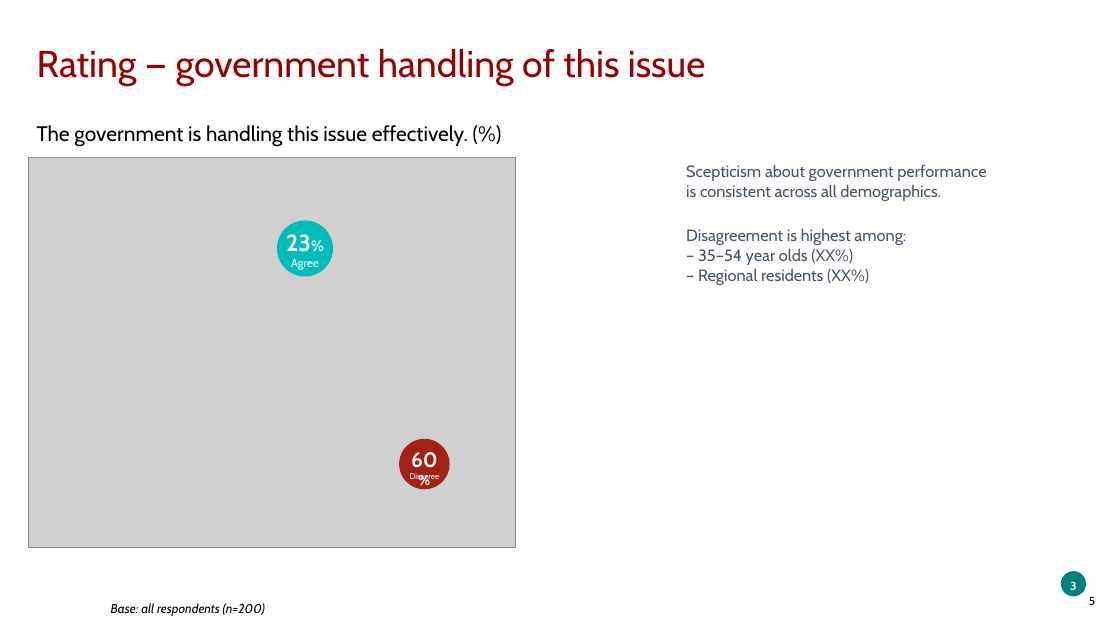
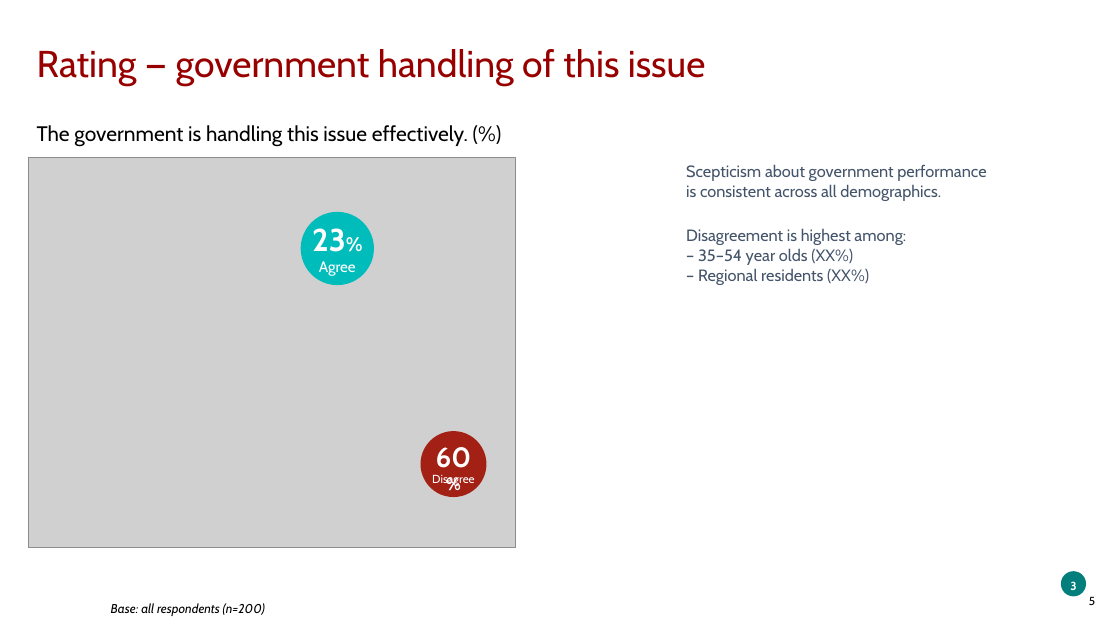
Before and after one commit to ThomasB4242/Test-1, a slide deck: slide 5 of sample_data/output.pptx. Drawn at 1120x630 pixels with LibreOffice and Linux fonts; fonts in the diff are those of the drawing; grey boxes stand for pictures; background and template pictures are left out. Boxes give left, top, right and bottom in pixels: in the first picture for what was removed or moved away, otherwise in the second. Text is boxed around its words. In the diff, an @@ line names an element or a change of style, - is before the commit and + after.

```diff
--- a/sample_data/output.pptx
+++ b/sample_data/output.pptx
@@ text "23%": place and size @@
-text "23%" at bbox=[286, 234, 311, 252]
+text "23%" at bbox=[312, 228, 346, 252]
@@ text "23%" at bbox=[312, 228, 346, 252]: size 20 to 27 pt, size 13 to 17 pt in "23%" @@
@@ ellipse: place and size @@
-ellipse at bbox=[277, 220, 334, 276]
+ellipse at bbox=[301, 212, 374, 285]
@@ text "Agree": place and size @@
-text "Agree" at bbox=[291, 258, 319, 270]
+text "Agree" at bbox=[319, 261, 356, 276]
@@ text "Agree" at bbox=[319, 261, 356, 276]: size 10 to 13 pt @@
@@ text "60%": place and size @@
-text "60%" at bbox=[411, 452, 438, 468]
+text "60%" at bbox=[436, 447, 471, 468]
@@ text "60%" at bbox=[436, 447, 471, 468]: size 18 to 24 pt, size 12 to 15 pt in "60%" @@
@@ ellipse: place and size @@
-ellipse at bbox=[399, 439, 450, 489]
+ellipse at bbox=[421, 431, 487, 497]
@@ text "Disagree": place and size @@
-text "Disagree" at bbox=[410, 473, 440, 482]
+text "Disagree" at bbox=[432, 475, 474, 487]
@@ text "Disagree" at bbox=[432, 475, 474, 487]: size 7 to 10 pt @@
```
Also in this commit, not shown: 3 other slides changed, 1 slide added, 5 other files.
